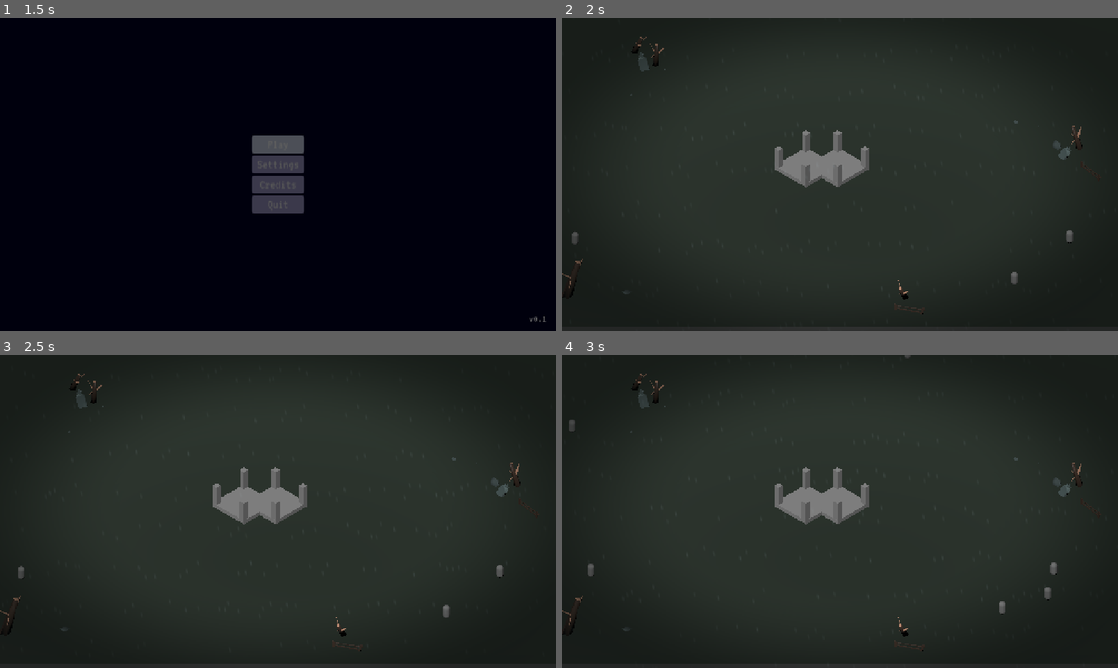
Above: before the commit, frames 1-4 (two rows, left to right).
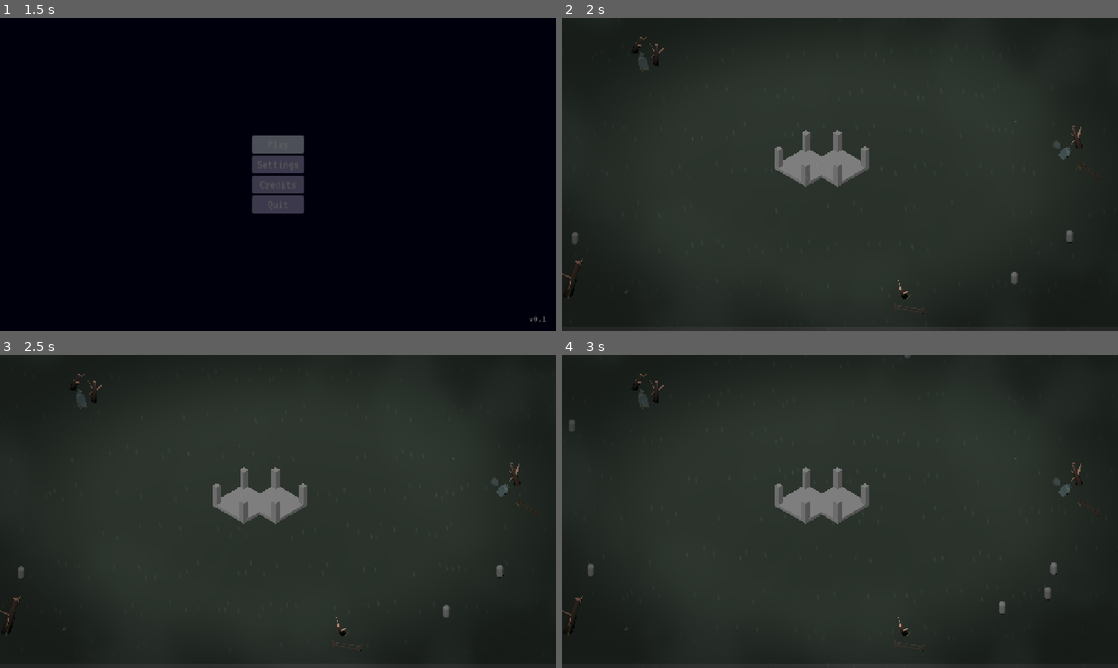
Above: after the commit, the same moments.

Repository: JeremyMarkWilcox/Tower-Defense
Game: Godot game, scene res://core/ui/boot.tscn
Two runs of this game, one before a commit and one after it. Both use one fixed random seed, a clock stepped at 60 frames per second and the inputs below. Sound files missing from this copy of the repository are replaced by a short silence.
Inputs (mouse positions are in pixels of both pictures, inside the frame that each line leads up to):
- Up to frame 1 (1.5 s): click "Play" at 0.5 s; click "Play" at 1.25 s
- Up to frame 2 (2 s): no input
- Up to frame 3 (2.5 s): tap Enter at 2 s; move the mouse to (400, 495) at 2.02 s; hold Right (ui_right) from 2.03 s (still down); hold N (call_next_wave) from 2.03 s (still down); click (400, 495) at 2.17 s
- Up to frame 4 (3 s): move the mouse to (728, 527) at 2.77 s; release Right (ui_right) at 2.78 s; release N (call_next_wave) at 2.78 s; hold Down (ui_down) from 2.78 s (still down); tap B at 2.85 s; click (728, 527) at 2.92 s

Frame 1 is identical in both runs. In frame 2, less than 0.1% of the frame differs, in the area x 0-94%, y 10-90%; in frame 3, less than 0.1%; in frame 4, less than 0.1%.

Commit message:
Added grass and mist shader

Diff:
--- /dev/null
+++ b/assets/shaders/mist.gdshader
@@ -0,0 +1,100 @@
+shader_type canvas_item;
+render_mode unshaded, blend_mix;
+
+uniform vec4 mist_color : source_color =
+	vec4(0.48, 0.55, 0.52, 1.0);
+
+uniform float opacity : hint_range(0.0, 0.5) = 0.10;
+
+// Higher values make smaller patches.
+uniform float patch_scale : hint_range(1.0, 10.0) = 3.0;
+
+// Higher coverage fills more of the screen with mist.
+uniform float coverage : hint_range(0.0, 1.0) = 0.45;
+
+// Movement in screen-height units per second.
+uniform vec2 drift = vec2(0.018, -0.006);
+
+// Slowly changes the shape of the patches.
+uniform float shape_change_speed : hint_range(0.0, 0.1) = 0.012;
+
+// Fraction of mist strength allowed in the center.
+// 0 = clear center, 1 = same strength everywhere.
+uniform float center_strength : hint_range(0.0, 1.0) = 0.15;
+
+uniform float edge_start : hint_range(0.0, 1.0) = 0.35;
+
+// Change this to get a different arrangement.
+uniform float seed : hint_range(0.0, 100.0) = 12.0;
+
+
+float hash_2d(vec2 p) {
+	return fract(
+		sin(dot(p, vec2(127.1, 311.7))) * 43758.5453
+	);
+}
+
+
+float smooth_noise(vec2 p) {
+	vec2 cell = floor(p);
+	vec2 local = fract(p);
+	vec2 weight = local * local * (3.0 - 2.0 * local);
+
+	float a = hash_2d(cell);
+	float b = hash_2d(cell + vec2(1.0, 0.0));
+	float c = hash_2d(cell + vec2(0.0, 1.0));
+	float d = hash_2d(cell + vec2(1.0, 1.0));
+
+	return mix(
+		mix(a, b, weight.x),
+		mix(c, d, weight.x),
+		weight.y
+	);
+}
+
+
+float layered_noise(vec2 p) {
+	float value = 0.57 * smooth_noise(p);
+	value += 0.29 * smooth_noise(
+		p * 2.03 + vec2(17.1, 9.2)
+	);
+	value += 0.14 * smooth_noise(
+		p * 4.07 + vec2(31.7, 23.4)
+	);
+	return value;
+}
+
+
+void fragment() {
+	float aspect = SCREEN_PIXEL_SIZE.y / SCREEN_PIXEL_SIZE.x;
+	vec2 screen_position = vec2(UV.x * aspect, UV.y);
+
+	vec2 p = (screen_position - drift * TIME) * patch_scale;
+	p += vec2(seed * 3.17, seed * 1.73);
+
+	// Shift the fine detail independently so patches slowly evolve.
+	vec2 detail_motion =
+		vec2(-0.6, 0.8) * TIME * shape_change_speed;
+
+	float broad = layered_noise(p);
+	float detail = smooth_noise(
+		p * 1.6 + detail_motion + vec2(8.3, 19.7)
+	);
+
+	float cloud = broad * 0.8 + detail * 0.2;
+
+	float threshold = mix(0.7, 0.2, coverage);
+	float mist = smoothstep(
+		threshold,
+		threshold + 0.25,
+		cloud
+	);
+
+	// Leave the central combat area clearer.
+	float radius = length((UV - vec2(0.5)) * 2.0);
+	float edge_mask = smoothstep(edge_start, 1.2, radius);
+	float placement = mix(center_strength, 1.0, edge_mask);
+
+	float alpha = mist * placement * opacity * mist_color.a;
+	COLOR = vec4(mist_color.rgb, clamp(alpha, 0.0, 1.0));
+}
--- a/game/game.tscn
+++ b/game/game.tscn
@@ -17,6 +17,8 @@
 [ext_resource type="Resource" uid="uid://cb0dfd6owlsiq" path="res://game/data/waves/wave_03.tres" id="6_b686c"]
 [ext_resource type="PackedScene" uid="uid://ddt1m8s6wg7ju" path="res://core/ui/credits.tscn" id="6_dakft"]
 [ext_resource type="PackedScene" uid="uid://78dpp3fnvxmq" path="res://assets/3dArt/broken_fence_01.glb" id="6_u8s88"]
+[ext_resource type="PackedScene" uid="uid://c3fqjawearufk" path="res://assets/3dArt/grass_tuft_01.glb" id="7_dxwpq"]
+[ext_resource type="Shader" uid="uid://dlqkwxa4ft1ud" path="res://assets/shaders/mist.gdshader" id="8_mhvfb"]
 [ext_resource type="Script" uid="uid://e21u8rkcefj4" path="res://game/managers/gold_manager.gd" id="8_vsp63"]
 [ext_resource type="PackedScene" uid="uid://cniox0c88ga5l" path="res://core/ui/controls_menu.tscn" id="8_wmqhs"]
 [ext_resource type="PackedScene" uid="uid://dj4pwl2xdjjfq" path="res://game/Ui/run_end_screen.tscn" id="11_3vho3"]
@@ -46,6 +48,18 @@
 shader_parameter/animate = false
 shader_parameter/drift_speed = 0.025
 
+[sub_resource type="ShaderMaterial" id="ShaderMaterial_dxwpq"]
+shader = ExtResource("8_mhvfb")
+shader_parameter/mist_color = Color(0.48, 0.55, 0.52, 1)
+shader_parameter/opacity = 0.1
+shader_parameter/patch_scale = 3.0
+shader_parameter/coverage = 0.45
+shader_parameter/drift = Vector2(0.018, -0.006)
+shader_parameter/shape_change_speed = 0.012
+shader_parameter/center_strength = 0.15
+shader_parameter/edge_start = 0.35
+shader_parameter/seed = 12.0
+
 [node name="Game" type="Node3D" unique_id=1433756563]
 
 [node name="World" type="Node3D" parent="." unique_id=1336092557]
@@ -61,6 +75,7 @@
 [node name="Environment" type="Node3D" parent="World" unique_id=1459671944]
 
 [node name="Ground" parent="World/Environment" unique_id=1918880653 instance=ExtResource("2_b686c")]
+transform = Transform3D(1, 0, 0, 0, 1, 0, 0, 0, 1, -0.038425446, 0.084358215, -0.026489258)
 
 [node name="Stronghold" parent="World/Environment" unique_id=2125922311 instance=ExtResource("1_qf6n1")]
 transform = Transform3D(-2.1855695e-07, 0, 5, 0, 1, 0, -5, 0, -2.1855695e-07, -1.495718, 1.0362198, 1.3766179)
@@ -135,6 +150,18 @@
 
 [node name="broken_fence_013" parent="World/Environment" unique_id=1716466741 instance=ExtResource("6_u8s88")]
 transform = Transform3D(2.9757683, 0, -0.2536866, 0, 2, 0, 0.3805299, 0, 1.9838456, 18.875387, 1.2419505, -19.318901)
+
+[node name="grass_tuft_012" parent="World/Environment" unique_id=556892733 instance=ExtResource("7_dxwpq")]
+transform = Transform3D(0.07014869, -0.22038904, -0.9728868, -0.20852754, 0.9505017, -0.23035377, 0.9754978, 0.21903256, 0.020719174, 19.076231, 0.6771145, -19.171368)
+
+[node name="grass_tuft_013" parent="World/Environment" unique_id=1723221897 instance=ExtResource("7_dxwpq")]
+transform = Transform3D(0.80599827, 0.39094585, 0.44444138, -0.3423479, 0.9204137, -0.18877655, -0.48287132, 0, 0.8756913, 23.058767, 0.8790145, 12.762012)
+
+[node name="grass_tuft_014" parent="World/Environment" unique_id=931103291 instance=ExtResource("7_dxwpq")]
+transform = Transform3D(0.43350565, 0, 0.9011508, 0, 1, 0, -0.9011508, 0, 0.43350565, -3.657105, 1.1414802, 39.3385)
+
+[node name="grass_tuft_015" parent="World/Environment" unique_id=1456933221 instance=ExtResource("7_dxwpq")]
+transform = Transform3D(-0.36455172, 0, -0.93118316, 0, 1, 0, 0.93118316, 0, -0.36455172, -28.98921, 0.6981883, 1.9696858)
 
 [node name="Atmosphere" type="CanvasLayer" parent="." unique_id=67527882]
 layer = 0
@@ -157,6 +184,15 @@
 grow_vertical = 2
 mouse_filter = 2
 
+[node name="Mist" type="ColorRect" parent="Atmosphere" unique_id=156717597]
+material = SubResource("ShaderMaterial_dxwpq")
+anchors_preset = 15
+anchor_right = 1.0
+anchor_bottom = 1.0
+grow_horizontal = 2
+grow_vertical = 2
+mouse_filter = 2
+
 [node name="Systems" type="Node" parent="." unique_id=1873627118]
 
 [node name="GameManager" type="Node" parent="Systems" unique_id=181638440 node_paths=PackedStringArray("pause_menu", "wave_manager", "end_screen", "stronghold", "gold_manager")]
Binary file added: assets/3dArt/grass_tuft_01.glb
Not shown, added: assets/3dArt/grass_tuft_01.glb.import
Not shown, added: assets/shaders/mist.gdshader.uid
